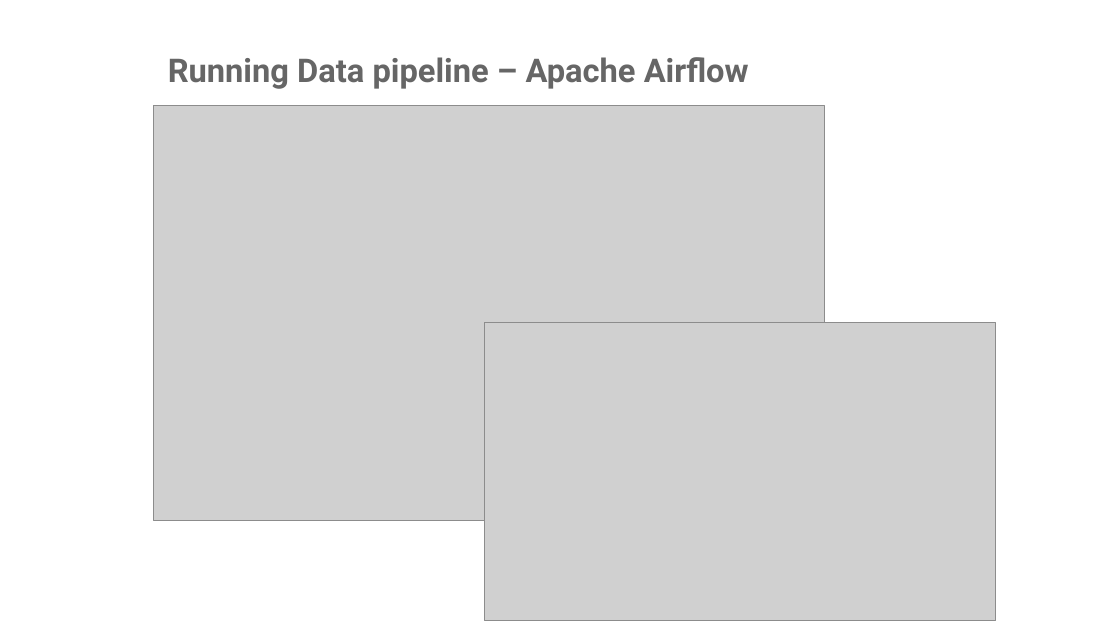
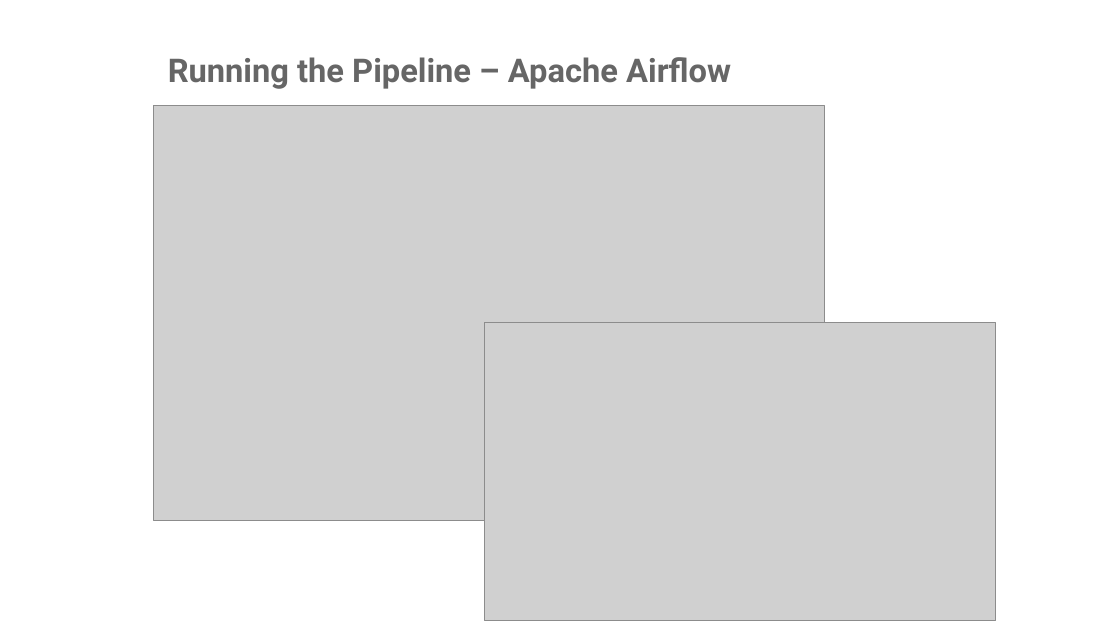
Before and after one commit to BrianGwayi/Simple_Airflow_Pipeline, a slide deck: slide 8 of assets/imgs/pf.odp. Drawn at 1120x630 pixels with LibreOffice and Linux fonts; fonts in the diff are those of the drawing; grey boxes stand for pictures. Boxes give left, top, right and bottom in pixels: in the first picture for what was removed or moved away, otherwise in the second. Text is boxed around its words. In the diff, an @@ line names an element or a change of style, - is before the commit and + after.

```diff
--- a/assets/imgs/pf.odp
+++ b/assets/imgs/pf.odp
@@ text at (168,57,731,89): text changed @@
-Running Data pipeline – Apache Airflow
+Running the Pipeline – Apache Airflow
```
Also in this commit, not shown: 3 other slides changed, 3 slides added, 3 slides removed, 2 other files.
